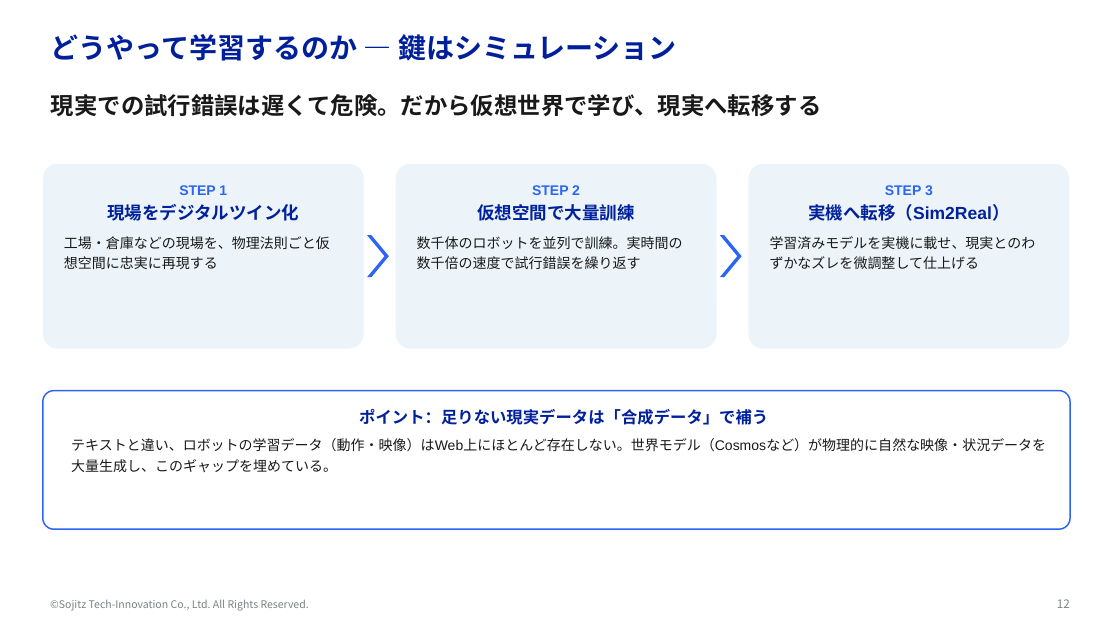
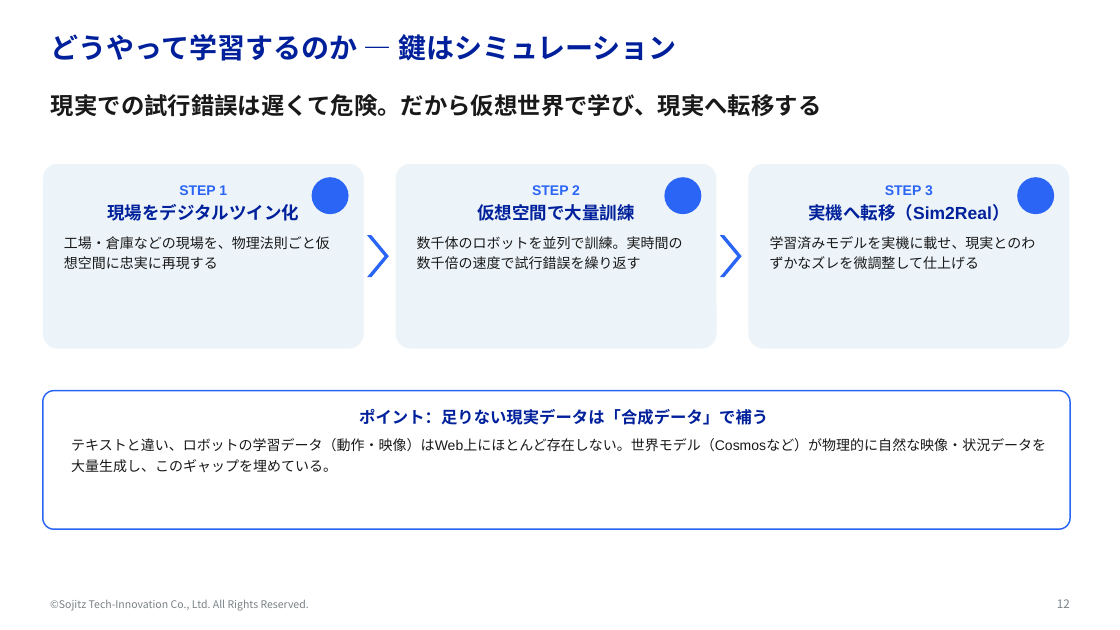
Before and after one commit to yktashiro2/aap, a slide deck: slide 12 of docs/フィジカルAI勉強会.pptx. Drawn at 1120x630 pixels with LibreOffice and Linux fonts; fonts in the diff are those of the drawing; background and template pictures are left out. Boxes give left, top, right and bottom in pixels: in the first picture for what was removed or moved away, otherwise in the second. Text is boxed around its words. In the diff, an @@ line names an element or a change of style, - is before the commit and + after.

```diff
--- a/docs/フィジカルAI勉強会.pptx
+++ b/docs/フィジカルAI勉強会.pptx
@@ ellipse added at (x1=312, y1=177, x2=349, y2=214), fill #2A65F5 @@
@@ ellipse added at (x1=665, y1=177, x2=702, y2=214), fill #2A65F5 @@
@@ ellipse added at (x1=1017, y1=177, x2=1054, y2=214), fill #2A65F5 @@
```
Also in this commit, not shown: 13 other slides changed, 2 slides added.
